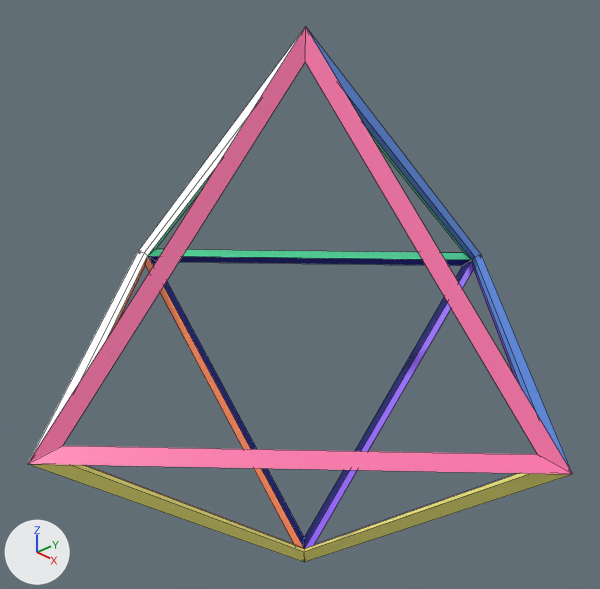
The Blender file octa.blend, before and after one commit.
Before and after are seen from a camera (50 mm lens) standing at (1.296, -1.236, 0.994) and looking at (-0.041, 0.023, 0.093). The axes (+X, +Y, +Z) are drawn at lower left. The lights are the same throughout. Mesh edges are drawn as thin lines.

Names of what the first picture shows: 'Solid'.
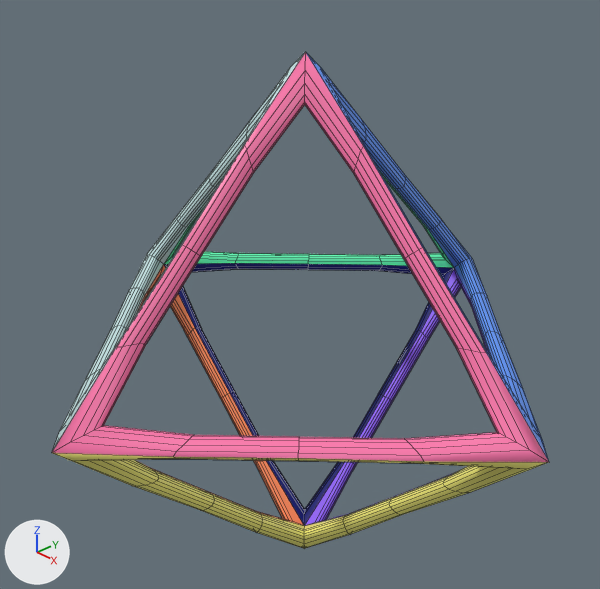
Commit message: 3d materials and stuff

Where the change shows, as pixel boxes (x1, y1, x2, y2) in the pictures (600 x 589 px):
'Solid', recoloured, shading changed, modifiers changed (9% narrower, 7% shorter): before (28, 27, 573, 562); after (52, 52, 549, 548)

The change, as a list of edits to the scene's bpy script:
```text
Change mat_material_007:
    mat_material_007: emission_material('Material.007') -> principled_material('Material.007')
    mat_material_007.base_color: (1.0, 1.0, 1.0) -> (0.591, 0.814, 0.814)  # white #ffffff -> white #cae9e9
Change me_solid:
    where me_solid.from_pydata(...)  # 6 vertices, 8 faces; spans x -0.707..0.707, y -0.707..0.707, z -0.707..0.707
    used by ob_solid; location = (0.0, 0.0, 0.0)
    me_solid part 1: all faces are now shaded smooth (8 of 8 changed)
Change ob_solid:
    where _m = ob_solid.modifiers.new('Wireframe', 'WIREFRAME')
    _m.thickness: 0.05 -> 0.09
    add _m.offset = -1.0
    add _m.use_crease = True
    add _m.crease_weight = 0.9
    add _m = ob_solid.modifiers.new('Subdivision', 'SUBSURF')
    add _m.levels = 2
    add _m = ob_solid.modifiers.new('EdgeSplit', 'EDGE_SPLIT')
    add _m.split_angle = 0.789
```
